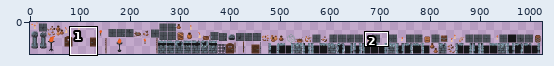
Sprite sheet: core/src/assets/textures/entities.png. The picture above shows the old version from afar; the outline marks the close-up.
Close-up. Before the commit:
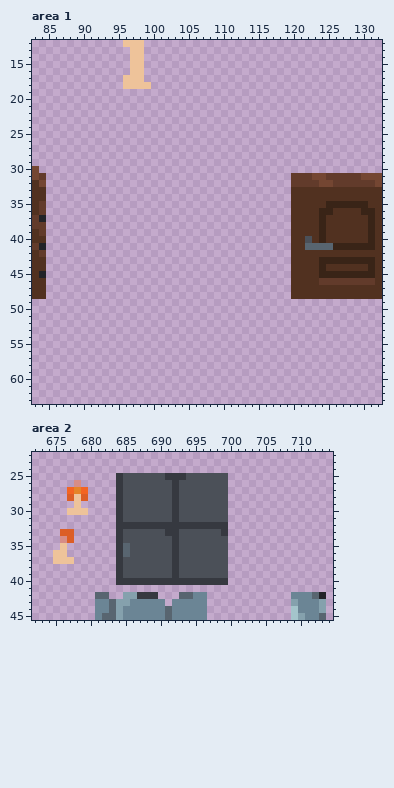
The file is 1024x64 pixels. Colours within 5 levels of each other are drawn and written as one. Shown: area 1: x 83..132, y 12..63; area 2: x 672..714, y 22..45. The old version is drawn lined up with the new one. The commit also changed other parts of the picture, which this record leaves out.
And afterwards:
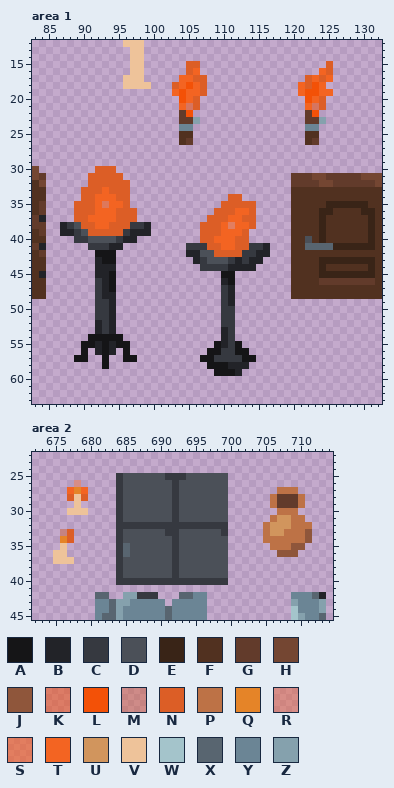
Palette (. is transparent): A #151517  B #222328  C #363940  D #4b5058  E #392417  F #513120  G #623b2b  H #744632  J #8f563b  K #f3510784  L #f35107  M #dc5e2668  N #dc5e26  P #bd7246  Q #e58428  R #f3642268  S #f36422a2  T #f36422  U #d1955d  V #eec39a  W #a4c4cb  X #586570  Y #6b8595  Z #85a1ad
Change:
drawings rearranged on the sheet (the old picture shows each at its new place)
Changed rows in their new state; - is an unchanged pixel.
Area 1:
first column x 103:
15 --NN------------------N
16 --NT-----------------TN
17 -TTNN--------------NTNT
18 NTLTN-------------TNLT-
19 TLTTN-------------TLLTT
20 -LTN---------------LTN-
21 -TKN---------------TKN-
22 -GL----------------GL--
23 -GGZ---------------GGZ-
24 -YY----------------YY--
25 -FF----------------FF--
26 -FG----------------FG--
first column x 87:
30 -----NNN----------------------
31 ----NNNNN---------------------
32 ----NNNNNN--------------------
33 ---NNNTNNN--------------------
34 ---NNTTTNN--------------NN----
35 --NNNTSTTN-------------NNNNN--
36 --NNNTTTNNN-----------NNNTTN--
37 --NNTTTTNNN----------NNNTTNN--
38 BCDNNTTNNNCCB-------NNNTSTTN--
39 BBCDNNNNNCBBB-------NNNTTTN---
40 --CCDDDDCBB---------NNTTTNN---
41 ----CCCBB---------CCCNNTTNNCCB
42 -----AAA----------BBDDNNNNCCBB
43 -----BAA-----------BCDDDCBCBB-
44 -----BBB------------CCCCBBBB--
45 -----BBA---------------AA-----
46 -----CBA---------------BA-----
47 -----CBA---------------CB-----
48 -----CBB---------------CB-----
49 -----CCB---------------CB-----
50 -----CCB---------------CC-----
51 -----CCB---------------CC-----
52 -----BCB---------------CC-----
53 -----BCB---------------BC-----
54 ----AAAAA--------------BC-----
55 ---AABABAA------------ABCA----
56 ---A-BAB-A-----------AACCAA---
57 --AA--A--AA---------AACCCCAA--
58 ------A--------------AAABBB---
59 ----------------------AAAB----
Area 2:
first column x 676:
27 -------------------------------PPP--
28 ------------------------------PGGGP-
29 ------------------------------PGGGP-
30 -------------------------------PPP--
31 ------------------------------PUUPP-
32 -----------------------------PUUUPPP
33 M----------------------------PUUPPPJ
34 Q----------------------------PPPPPPJ
35 ------------------------------PPPJJ-
36 -------------------------------JJJ--
